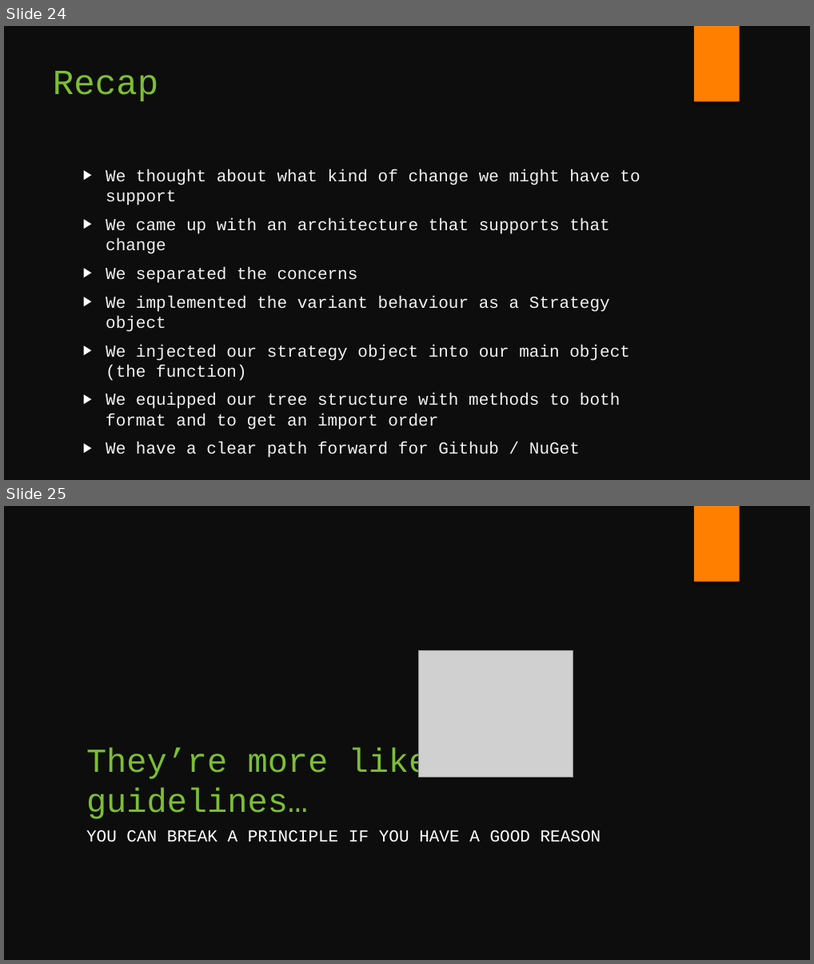
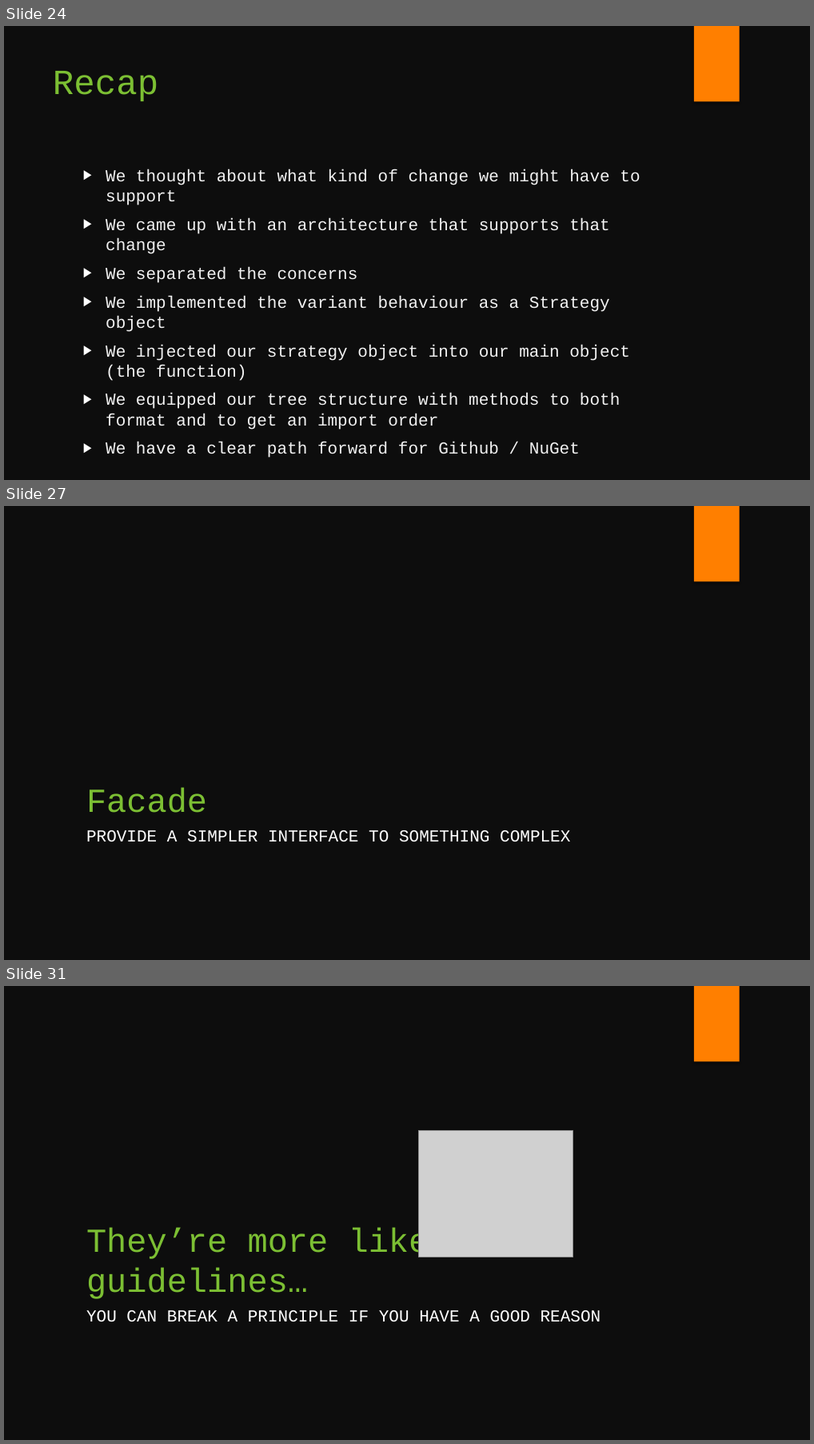
Before and after one commit to fsackur/Powershell-and-SE, a slide deck: Death by powerpoint.pptx. Shown one above the other, each under a label of ours: slides 24 and 25 before the commit, slides 24, 27 and 31 after it; the slides between them are not shown. The pictures are 814x964 and 814x1444 pixels, drawn with LibreOffice and Linux fonts; fonts in the diff are those of the drawing; grey boxes stand for pictures. Boxes give left, top, right and bottom in pixels: in the first picture for what was removed or moved away, otherwise in the second. Text is boxed around its words. In the diff, an @@ line names an element or a change of style, - is before the commit and + after.

```diff
--- a/Death by powerpoint.pptx
+++ b/Death by powerpoint.pptx
@@ slide 27 added at [4, 506, 810, 960], background #0D0D0D; not listed: 1 template element that a slide beside it also shows @@
@@ title added at [86, 788, 207, 812], 40 pt, text #7CBF33 @@
+Facade
@@ text added at [86, 830, 570, 842], 20 pt, text #FFFFFF @@
+PROVIDE A SIMPLER INTERFACE TO SOMETHING COMPLEX
@@ what was slide 25 is now slide 31 @@
```
Also in this commit, not shown: 1 slide changed, 5 other slides added.
